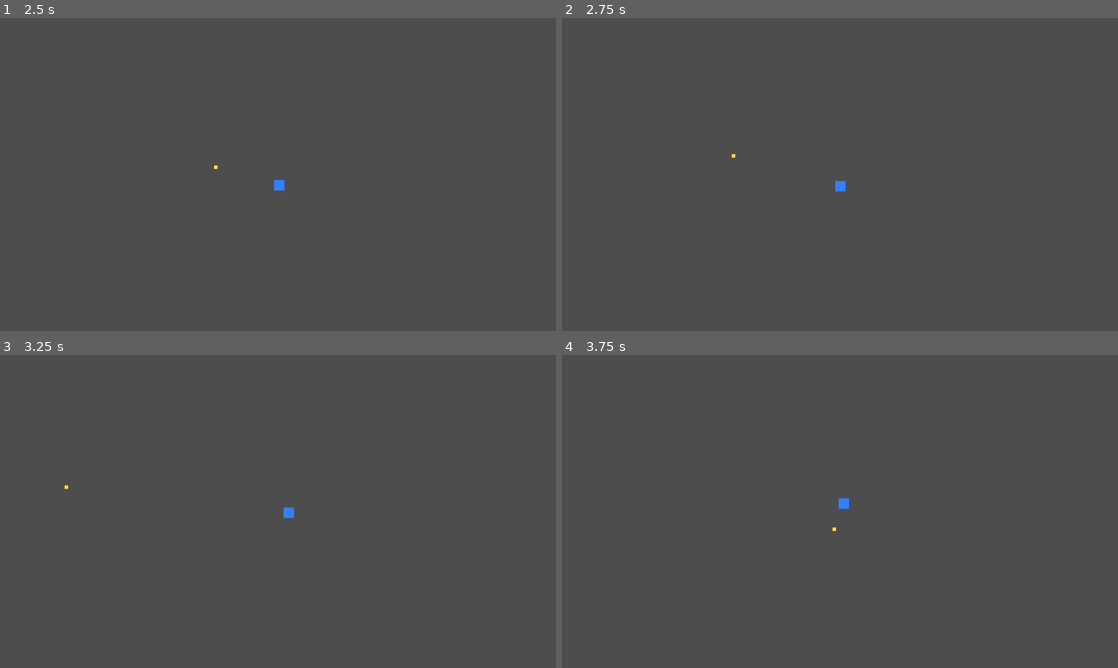
Above: before the commit, frames 1-4 (two rows, left to right).
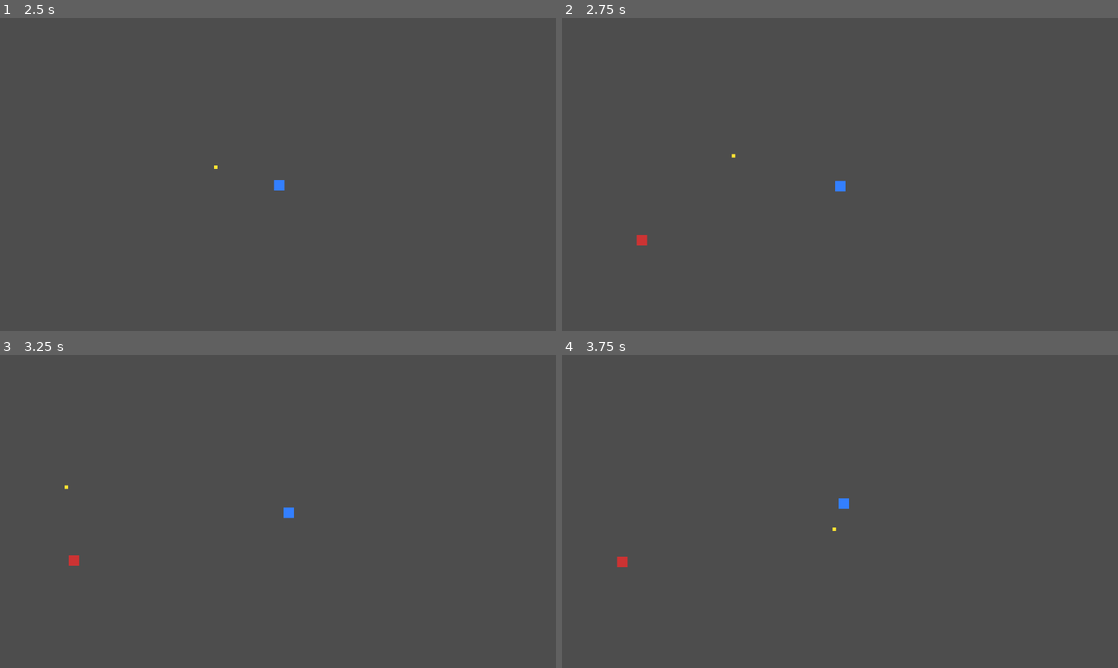
Above: after the commit, the same moments.

Repository: RussellFeinstein/library-survivors
Game: Godot game, scene res://scenes/MainMenu.tscn
Same seed, same stepped clock (60 frames per second), same inputs: the game is played once before the commit and once after it.
Inputs (mouse positions are in pixels of both pictures, inside the frame that each line leads up to):
- Up to frame 1 (2.5 s): click "Start Run" at 0.5 s; tap Enter (confirm) at 1.25, 1.35 s; move the mouse to (400, 158) at 1.27 s; hold D (move_right) 1.28-2.03 s; move the mouse to (166, 190) at 2.02 s; hold S (move_down) from 2.03 s (still down); click (166, 190) at 2.1 s
- Up to frame 2 (2.75 s): keep holding S (move_down)
- Up to frame 3 (3.25 s): move the mouse to (333, 442) at 2.77 s; release S (move_down) at 2.78 s; hold D (move_right) from 2.78 s (still down); tap Enter (confirm) at 2.85 s
- Up to frame 4 (3.75 s): move the mouse to (812, 574) at 3.52 s; release D (move_right) at 3.53 s; hold W (move_up) from 3.53 s (still down); click (812, 574) at 3.6 s

Frame 1 is identical in both runs. In frame 2, less than 0.1% of the frame differs, in the area x 13-16%, y 69-73%; in frame 3, less than 0.1%; in frame 4, less than 0.1%.
Error before the commit: Parse Error: Cannot infer the type of "dir" variable because the value doesn't have a set type. (res://scripts/Enemy.gd:35)

Commit message:
Fix Node2D typing in Enemy and EnemySpawner to unblock enemy spawning (v0.3.5)
Node-typed vars blocked global_position access at runtime, silently
preventing enemies from spawning or chasing the player.

Co-Authored-By: Claude Sonnet 4.6 <noreply@anthropic.com>

Diff:
--- a/project.godot
+++ b/project.godot
@@ -12,7 +12,7 @@
 
 config/name="Library Survivors"
 config/description="A top-down 2D survivors-like prototype with a library theme."
-config/version="0.3.4"
+config/version="0.3.5"
 run/main_scene="res://scenes/MainMenu.tscn"
 config/features=PackedStringArray("4.6", "GL Compatibility")
 config/godot_version="4.6.1.stable"
--- a/scripts/Enemy.gd
+++ b/scripts/Enemy.gd
@@ -11,7 +11,7 @@
 var move_speed: float = 60.0
 var damage: int = 10
 
-var _player: Node = null
+var _player: Node2D = null
 var _contact_cooldown: float = 0.0
 
 
@@ -24,7 +24,7 @@
 func _find_player() -> void:
 	var players := get_tree().get_nodes_in_group("player")
 	if players.size() > 0:
-		_player = players[0]
+		_player = players[0] as Node2D
 
 
 func _physics_process(delta: float) -> void:
--- a/scripts/EnemySpawner.gd
+++ b/scripts/EnemySpawner.gd
@@ -7,8 +7,8 @@
 const MAX_ENEMIES := 50
 
 var enemy_scene: PackedScene = null
-var enemy_container: Node = null
-var player: Node = null
+var enemy_container: Node2D = null
+var player: Node2D = null
 
 var _spawn_timer: float = 2.0   # grace period before the first spawn
 var _spawn_interval: float = 3.0
